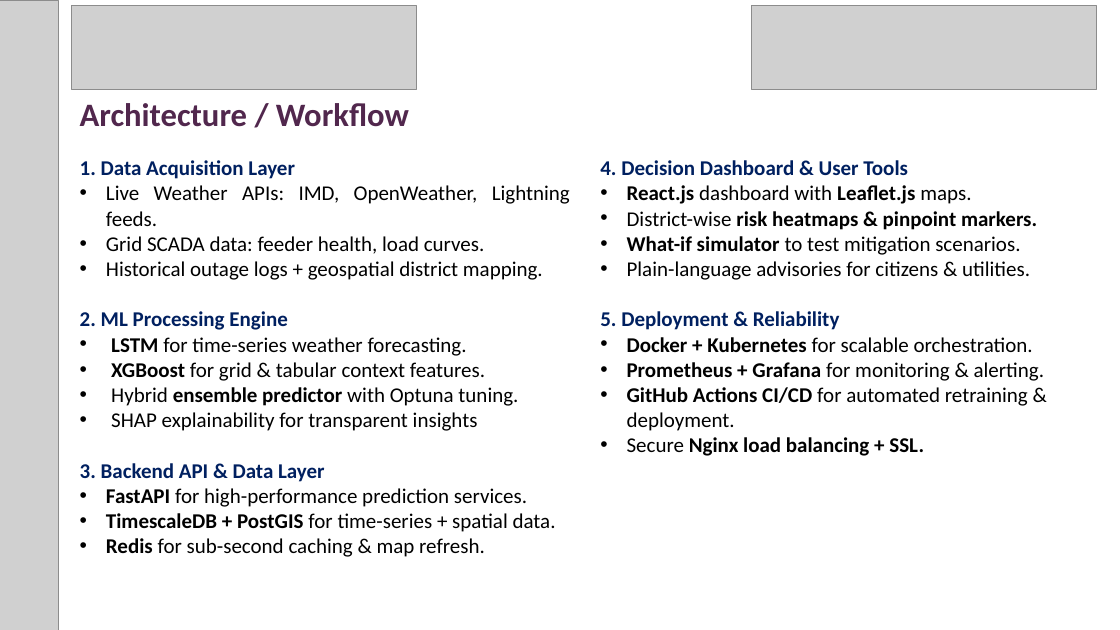
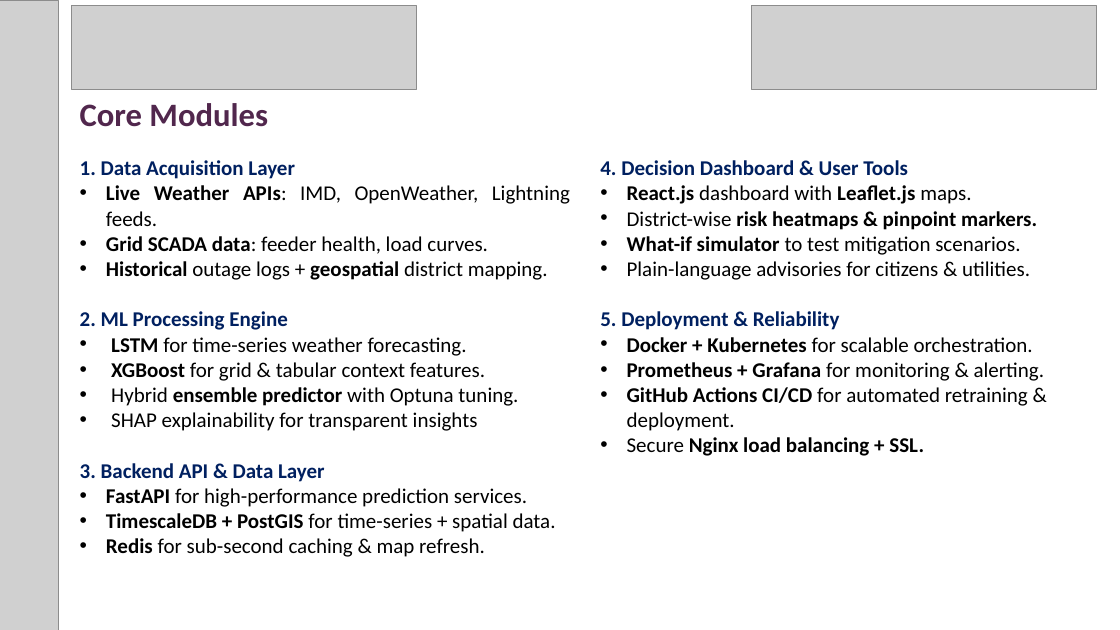
Before and after one commit to Vandanaa-H/power-outage-forecasting-system, a slide deck: slide 6 of IET_PATLN_Finalround_Presentation.pptx (slide 9 before the commit). Drawn at 1120x630 pixels with LibreOffice and Linux fonts; fonts in the diff are those of the drawing; grey boxes stand for pictures. Boxes give left, top, right and bottom in pixels: in the first picture for what was removed or moved away, otherwise in the second. Text is boxed around its words. In the diff, an @@ line names an element or a change of style, - is before the commit and + after.

```diff
--- a/IET_PATLN_Finalround_Presentation.pptx
+++ b/IET_PATLN_Finalround_Presentation.pptx
@@ text at (80, 103, 268, 127): text changed @@
-Architecture / Workflow
+Core Modules
@@ text at (106, 185, 570, 280): bold on in "Live Weather APIs:", "Grid SCADA data:", "Historical geospatial" @@
```
Also in this commit, not shown: 3 other slides changed, 3 slides removed, 3 other files.
